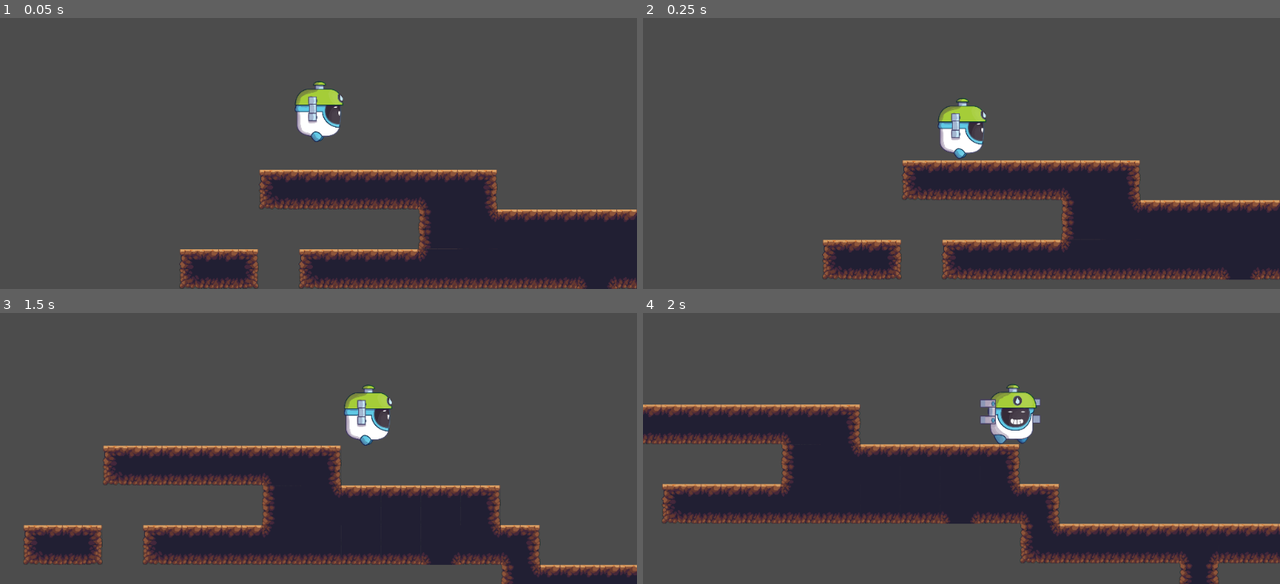
Above: before the commit, frames 1-4 (two rows, left to right).
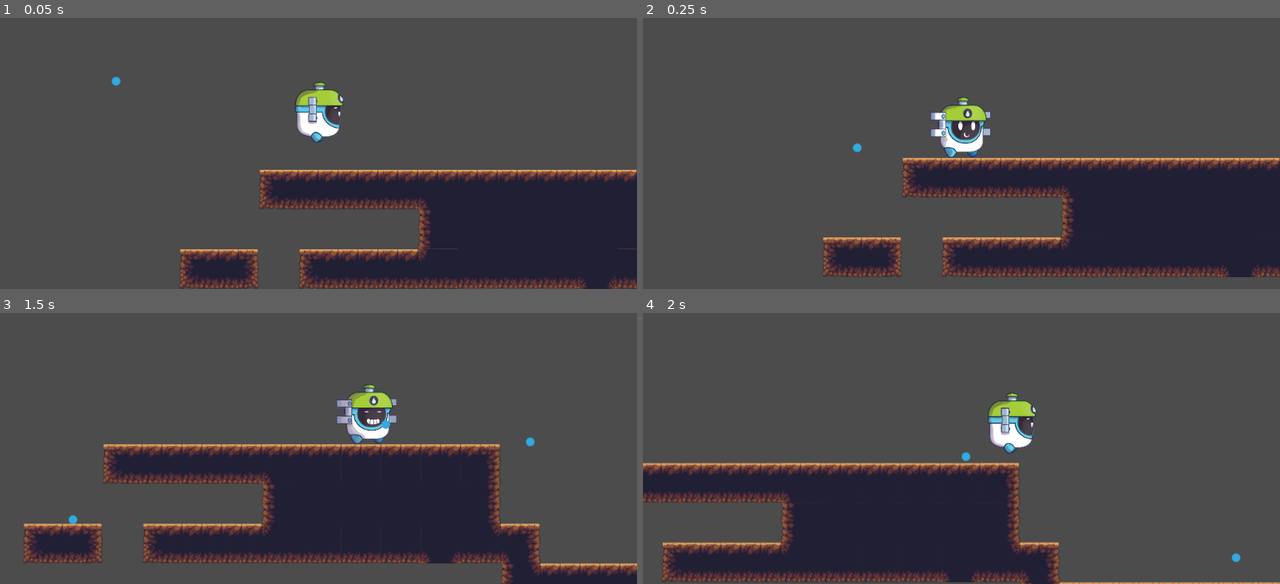
Above: after the commit, the same moments.

Repository: Bearsomez/Watery_Platformer
Game: Godot game, scene res://levels/lvtest.tscn
The game is run twice, just before and just after one commit, with the same random seed, the same clock (stepped at 60 frames per second) and the same inputs.
Inputs:
- Up to frame 1 (0.05 s): no input
- Up to frame 2 (0.25 s): no input
- Up to frame 3 (1.5 s): hold Right (ui_right) from 0.53 s (still down); tap X (shoot, bound only after the commit) at 0.6, 1.35 s; tap Up (ui_up) at 0.77 s
- Up to frame 4 (2 s): keep holding Right (ui_right); tap Up (ui_up) at 1.52 s

The runs differ from the first frame. In frame 1, 4.6% of the frame differs, in the area x 17-100%, y 21-86%; in frame 2, 11%; in frame 3, 9.7%; in frame 4, 34%, in the area x 0-100%, y 26-100%.

Commit message:
bot.le now shoots ice balls (they dont make puddles yet)

Diff:
--- a/characters/player.gd
+++ b/characters/player.gd
@@ -1,23 +1,36 @@
 extends KinematicBody2D
 #defining variables
+#movement variables
 export var max_running_speed = 0
 export var jumping_speed = 0
 export var gravity = 0
 export var acceleration = 0
 var friction_enabled = false
+#shooting variables
+onready var barrel = get_node("cannon/shootingSource").get_position()
+var pos = get_position()
+var barrel_pos = 0
 export(float, -1, 1) var friction = 0
+var facing_direction = true
+#defining signals
+#shooting signals
+signal shot(pos)
+
+func _ready():
+	pass
+
 #basic movement definitions
 var motion = Vector2()
 const UP = Vector2(0, -1)
 
 func _process(delta):
+
 	motion.y += gravity
 	friction_enabled = false
 
 	if Input.is_action_pressed("ui_right"):
 		#movement
 		motion.x = min(motion.x+acceleration, max_running_speed)
-		print(motion.x)
 		#animations
 		$Sprite.flip_h = false
 		$Sprite.play("walk")
@@ -28,10 +41,12 @@
 		$Sprite.flip_h = true
 		$Sprite.play("walk")
 	else:
+		#movement
 		$Sprite.play("idle")
 		friction_enabled = true
 
 	if is_on_floor():
+		#movement
 		if Input.is_action_just_pressed("ui_up"):
 			motion.y = -jumping_speed
 		if friction_enabled == true:
@@ -43,6 +58,17 @@
 			$Sprite.play("fall")
 		lerp(motion.x, 0, friction/4)
 
+	#shooting code
+	if Input.is_action_pressed("ui_right"):
+		facing_direction = true
+	if Input.is_action_pressed("ui_left"):
+		facing_direction = false
+
+	barrel_pos = barrel + self.get_position()
+	if Input.is_action_just_pressed("shoot"):
+		emit_signal("shot",barrel_pos,facing_direction)
+		pass
+
 	#always affect character with values
 	motion = move_and_slide(motion, UP)
 	pass
--- a/characters/player.tscn
+++ b/characters/player.tscn
@@ -52,7 +52,7 @@
 script = ExtResource( 1 )
 _sections_unfolded = [ "Transform", "Visibility" ]
 max_running_speed = 400
-jumping_speed = 400
+jumping_speed = 500
 gravity = 25
 acceleration = 40
 friction = 0.2
@@ -69,7 +69,7 @@
 visible = false
 position = Vector2( 0.662636, 2.32288 )
 build_mode = 0
-polygon = PoolVector2Array( 31.4864, 30.2148, 33.7505, 14.74 …(115 unchanged characters)… , 12.6186, -37.3317, 9.38357, -36.9813, 8.46774, -42.992, 12.6186, -43.3693, 7.33567, -48.2749, -5.11703, -48.2749, -7.75851, -44.1241, -4.73968, -42.992, -5.07079, -36.6051, -18.3244, -36.577, -25.4942, -33.5581, -31.9092, -28.2752, -33.4186, -23.7469, -36.02, -15.7037, -37.1137, -4.99681, -35.6827, 5.30938, -34.1733, 24.1771, -28.513, 34.3657, -25.4942, 41.5354, -19.8338, 49.0825, -14.5509, 46.8184, -10.7773, 41.1581, -7.00379, 38.5166, 4.31684, 38.5166, 10.7319, 41.1581, 15.2601, 46.441, 19.411, 47.9504, 23.9393, 43.4222, 27.7128, 35.4977 )
+polygon = PoolVector2Array( 31.4864, 30.2148, 33.7505, 14.74 …(115 unchanged characters)… , 12.6186, -37.3317, 9.38357, -36.9813, -5.07079, -36.6051, -18.3244, -36.577, -25.4942, -33.5581, -31.9092, -28.2752, -33.4186, -23.7469, -36.02, -15.7037, -37.1137, -4.99681, -35.6827, 5.30938, -34.1733, 24.1771, -28.513, 34.3657, -25.4942, 41.5354, -19.8338, 49.0825, -14.5509, 46.8184, -8.20969, 45.9458, -4.31253, 45.9458, 3.03211, 45.7959, 9.02773, 46.0957, 15.2601, 46.441, 19.411, 47.9504, 23.9393, 43.4222, 27.7128, 35.4977 )
 
 [node name="PlayerCamera" type="Camera2D" parent="." index="2"]
 
@@ -96,3 +96,10 @@
 editor_draw_limits = false
 editor_draw_drag_margin = false
 _sections_unfolded = [ "Smoothing" ]
+
+[node name="cannon" type="Node2D" parent="." index="3"]
+
+[node name="shootingSource" type="Position2D" parent="cannon" index="0"]
+
+position = Vector2( 3, -36 )
+_sections_unfolded = [ "Transform" ]
--- /dev/null
+++ b/levels/lvtest.gd
@@ -0,0 +1,19 @@
+extends Node
+#TODO ADD DIRECTION IN WHICH THE DROPS ARE GOING
+#shooting code
+#yes i know, it shouldnt be in the level
+#it just wont work if the script is on the player lmao
+#just add that script to each new level, no biggie
+const scn_drop = preload("res://projectiles/waterdrop.tscn")
+onready var pos_cannon = get_node("player/cannon/shootingSource")
+
+func create_drop(pos_cannon,facing_direction):
+	var water = scn_drop.instance()
+	water.set_position(pos_cannon)
+	add_child(water)
+	pass
+
+func _on_player_shot(pos,facing_direction):
+	facing_direction = facing_direction
+	create_drop(pos,facing_direction)
+	pass
--- a/levels/lvtest.tscn
+++ b/levels/lvtest.tscn
@@ -1,20 +1,25 @@
-[gd_scene load_steps=3 format=2]
+[gd_scene load_steps=5 format=2]
 
-[ext_resource path="res://characters/player.tscn" type="PackedScene" id=1]
-[ext_resource path="res://tilesets/JungleDirtTileset.tres" type="TileSet" id=2]
+[ext_resource path="res://levels/lvtest.gd" type="Script" id=1]
+[ext_resource path="res://characters/player.tscn" type="PackedScene" id=2]
+[ext_resource path="res://tilesets/JungleDirtTileset.tres" type="TileSet" id=3]
+[ext_resource path="res://projectiles/waterdrop.tscn" type="PackedScene" id=4]
 
 [node name="world" type="Node" index="0"]
 
-[node name="player" parent="." index="0" instance=ExtResource( 1 )]
+script = ExtResource( 1 )
+
+[node name="player" parent="." index="0" instance=ExtResource( 2 )]
 
 position = Vector2( 288, 96 )
+gravity = 35
 acceleration = 25
 
 [node name="TileMap" type="TileMap" parent="." index="1"]
 
 position = Vector2( -64, 0 )
 mode = 0
-tile_set = ExtResource( 2 )
+tile_set = ExtResource( 3 )
 cell_size = Vector2( 64, 64 )
 cell_quadrant_size = 16
 cell_custom_transform = Transform2D( 1, 0, 0, 1, 0, 0 )
@@ -25,9 +30,15 @@
 collision_use_kinematic = false
 collision_friction = 1.0
 collision_bounce = 0.0
-collision_layer = 1
+collision_layer = 3
 collision_mask = 1
 occluder_light_mask = 1
 format = 1
-tile_data = PoolIntArray( 196612, 0, 196608, 196613, 0, 196609, 196614, 0, 196609, 196615, 0, 196609, 196616, 0, 10, 196617, 0, 2, 262152, 0, 131073, 262153, 0, 65539, 262154, 0, 65536, 262155, 0, 65536, 262156, 0, 65536, 262157, 0, 2, 262182, 0, 1, 262183, 0, 9, 262184, 0, …(1401 unchanged characters)…
+tile_data = PoolIntArray( 196612, 0, 196608, 196613, 0, 196609, 196614, 0, 196609, 196615, 0, 196609, 196616, 0, 10, 196617, 0, 65536, 196618, 0, 65536, 196619, 0, 65536, 196620, 0, 65536, 196621, 0, 2, 262152, 0, 131073, 262153, 0, 196619, 262154, 0, 196619, 262155, 0, 196619, 262156, 0, 196619, 262157, 0, 131074, 262182, 0, 1, 262183, 0, 9, 262184, 0, …(1401 unchanged characters)…
 _sections_unfolded = [ "Collision" ]
+
+[node name="waterdrop" parent="." index="2" instance=ExtResource( 4 )]
+
+position = Vector2( -64, 32 )
+
+[connection signal="shot" from="player" to="." method="_on_player_shot"]
--- a/project.godot
+++ b/project.godot
@@ -18,6 +18,11 @@
 
 window/size/height=576
 
+[input]
+
+shoot=[ Object(InputEventKey,"resource_local_to_scene":false,"resource_name":"","device":0,"alt":false,"shift":false,"control":false,"meta":false,"command":false,"pressed":false,"scancode":88,"unicode":0,"echo":false,"script":null)
+ ]
+
 [rendering]
 
 environment/default_environment="res://default_env.tres"
--- /dev/null
+++ b/projectiles/waterdrop.gd
@@ -0,0 +1,15 @@
+extends RigidBody2D
+
+export var speed = Vector2()
+
+func _ready():
+	var facing_direction = get_node("../player").facing_direction
+	print(facing_direction)
+	if facing_direction:
+		set_linear_velocity(Vector2(speed.x,-speed.y))
+	else:
+		set_linear_velocity(Vector2(-speed.x,-speed.y))
+	pass
+
+func _process(delta):
+	pass
--- /dev/null
+++ b/projectiles/waterdrop.tscn
@@ -0,0 +1,45 @@
+[gd_scene load_steps=4 format=2]
+
+[ext_resource path="res://projectiles/waterdrop.gd" type="Script" id=1]
+[ext_resource path="res://art/projectiles/waterdrop.png" type="Texture" id=2]
+
+[sub_resource type="CircleShape2D" id=1]
+
+custom_solver_bias = 0.0
+radius = 7.0
+
+[node name="waterdrop" type="RigidBody2D"]
+
+position = Vector2( 198, 96 )
+input_pickable = false
+collision_layer = 2
+collision_mask = 2
+mode = 0
+mass = 0.306122
+friction = 0.1
+bounce = 0.0
+gravity_scale = 10.0
+custom_integrator = false
+continuous_cd = 0
+contacts_reported = 0
+contact_monitor = false
+sleeping = false
+can_sleep = true
+linear_velocity = Vector2( 0, 0 )
+linear_damp = -1.0
+angular_velocity = 0.0
+angular_damp = -1.0
+script = ExtResource( 1 )
+_sections_unfolded = [ "Collision" ]
+__meta__ = {
+"_edit_group_": true
+}
+speed = Vector2( 800, -500 )
+
+[node name="CollisionShape2D" type="CollisionShape2D" parent="." index="0"]
+
+shape = SubResource( 1 )
+
+[node name="Sprite" type="Sprite" parent="." index="1"]
+
+texture = ExtResource( 2 )
Binary file added: art/projectiles/waterdrop.png
Not shown, added: art/projectiles/waterdrop.png.import
Empty file added: characters/drop_container.gd
